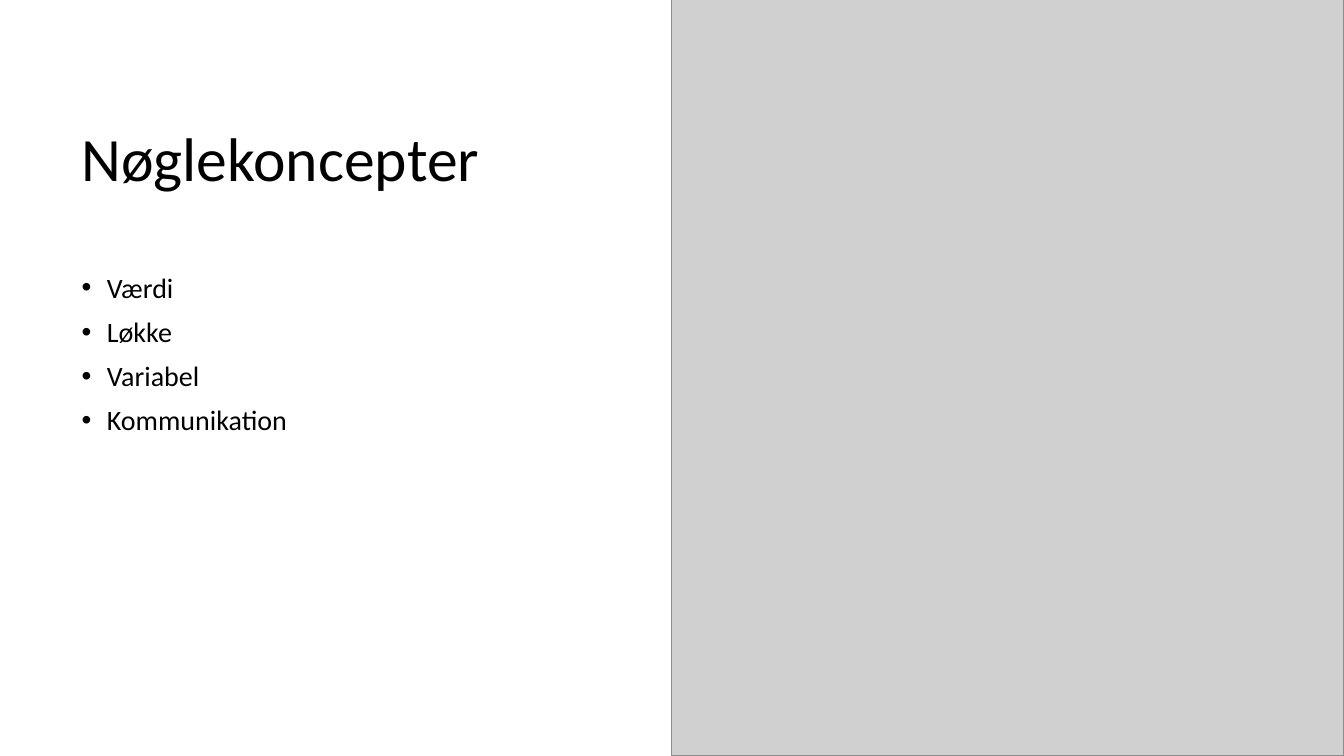
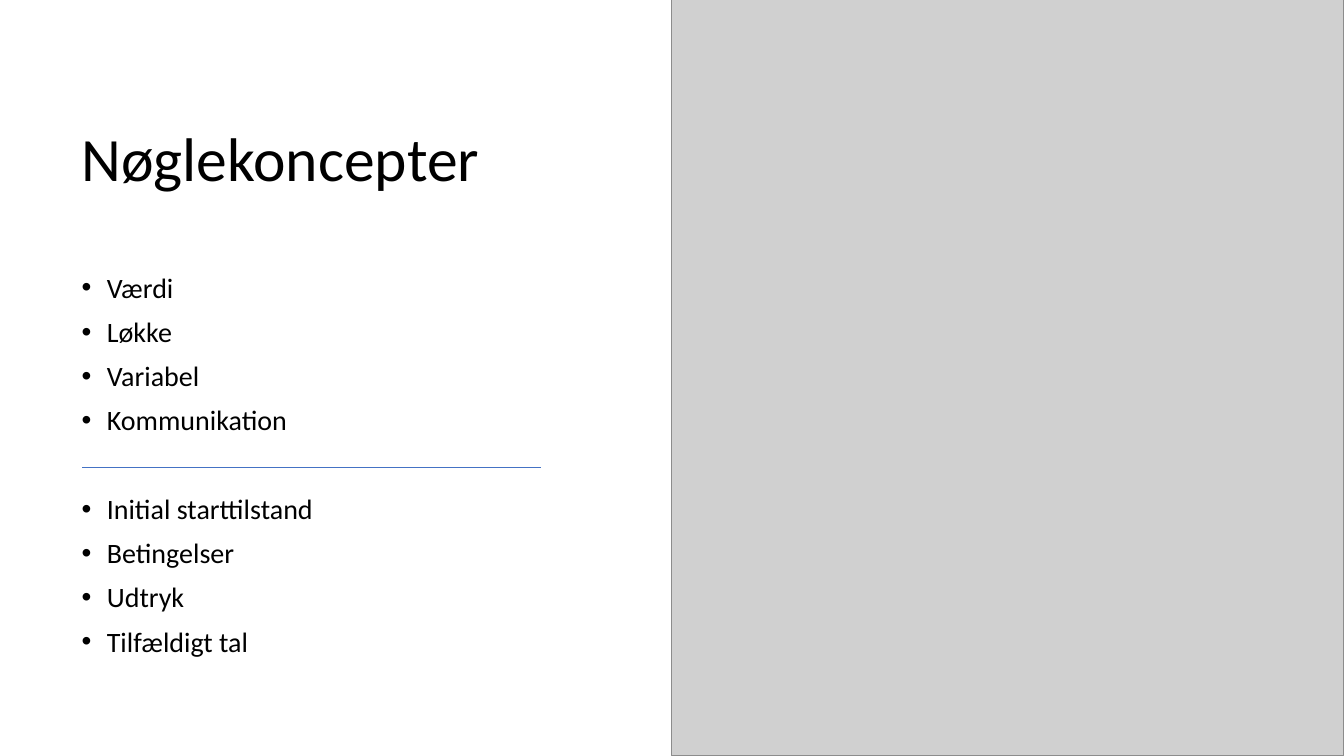
Before and after one commit to fisterloegsovs/pop22, a slide deck: slide 8 of lectures/1.2Scratch/lecture.pptx (slide 7 before the commit). Drawn at 1344x756 pixels with LibreOffice and Linux fonts; fonts in the diff are those of the drawing; grey boxes stand for pictures. Boxes give left, top, right and bottom in pixels: in the first picture for what was removed or moved away, otherwise in the second. Text is boxed around its words. In the diff, an @@ line names an element or a change of style, - is before the commit and + after.

```diff
--- a/lectures/1.2Scratch/lecture.pptx
+++ b/lectures/1.2Scratch/lecture.pptx
@@ line added from (83, 468) to (540, 468), #4472C4 0.5 pt @@
@@ text at [107, 499, 313, 657]: paragraphs added @@
+• Initial starttilstand
+• Betingelser
+• Udtryk
+• Tilfældigt tal
```
Also in this commit, not shown: 2 other slides changed, 11 slides added, 5 slides removed, 27 other files.
